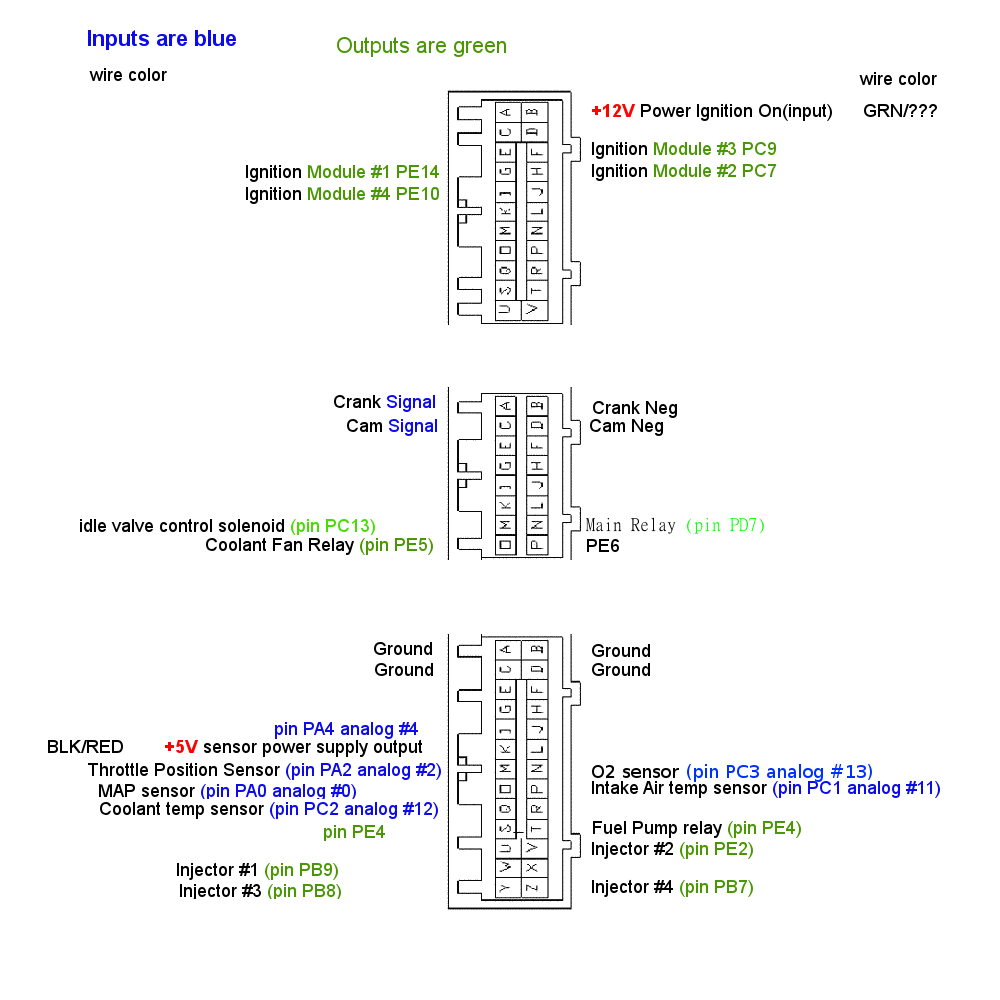
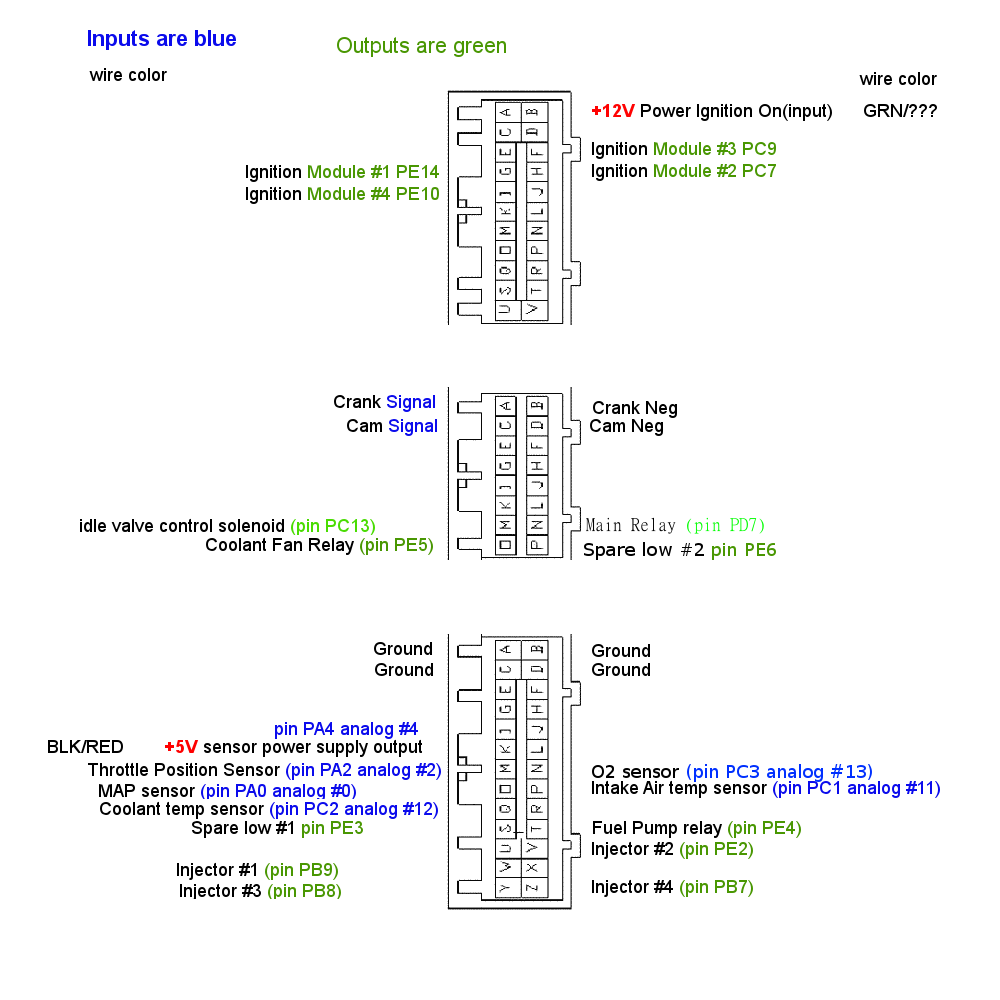
Layered file, before and after one edit (1000 x 1000). Changes by layer:
renamed "PE6" to "Spare low #2 pin PE6", painted on it over [584, 539, 776, 560]
renamed "pin PE4" to "Spare low #1 pin PE3", painted on it over [192, 821, 385, 841]
